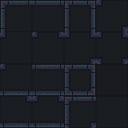
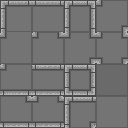
Before/after of a (128, 128) layered artwork. What changed in the layer stack:
hid "Color Fill 1" (1st of 2) over [0, 0, 128, 128]
hid "Color Fill 1" (2nd of 2) over [0, 0, 128, 128]
